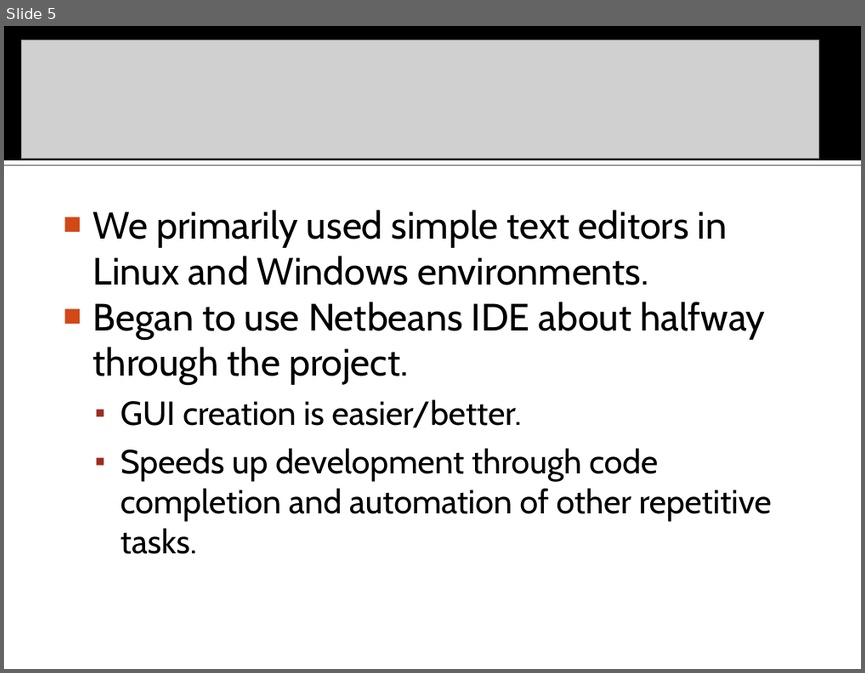
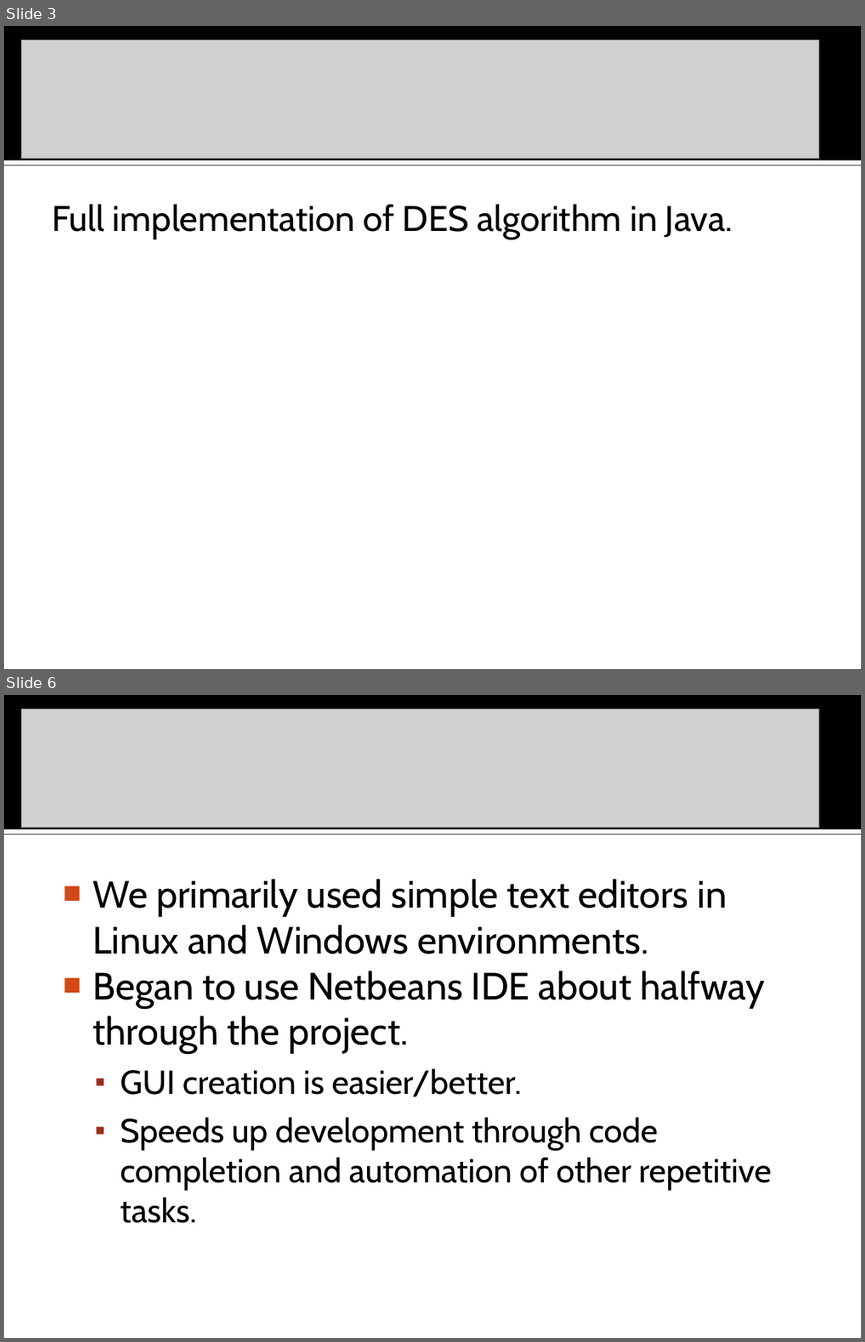
Before and after one commit to ikram1996/cryptoviz, a slide deck: docs/CryptoViz.ppt. Shown one above the other, each under a label of ours: slide 5 before the commit, slides 3 and 6 after it; the slides between them are not shown. The pictures are 865x673 and 865x1342 pixels, drawn with LibreOffice and Linux fonts; fonts in the diff are those of the drawing; grey boxes stand for pictures. Boxes give left, top, right and bottom in pixels: in the first picture for what was removed or moved away, otherwise in the second. Text is boxed around its words. In the diff, an @@ line names an element or a change of style, - is before the commit and + after.

```diff
--- a/docs/CryptoViz.ppt
+++ b/docs/CryptoViz.ppt
@@ slide 3 added at (x1=4, y1=26, x2=861, y2=669), background #FFFFFF; not listed: 2 template elements that a slide beside it also shows @@
@@ picture added at (x1=22, y1=40, x2=819, y2=159) @@
@@ text added at (x1=52, y1=204, x2=732, y2=239), 30 pt, text #000000 @@
+Full implementation of DES algorithm in Java.
@@ what was slide 5 is now slide 6 @@
```
Also in this commit, not shown: 4 slides changed, 1 other file.
